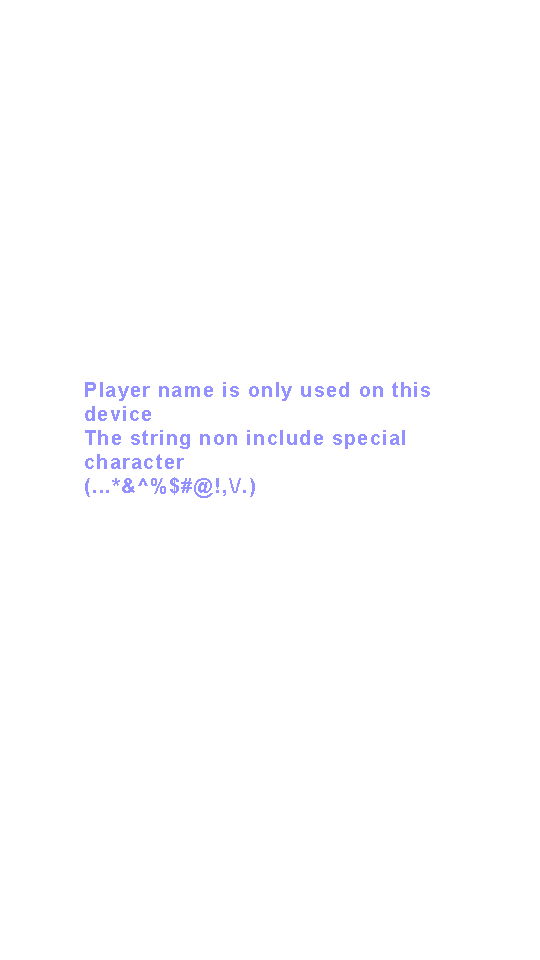
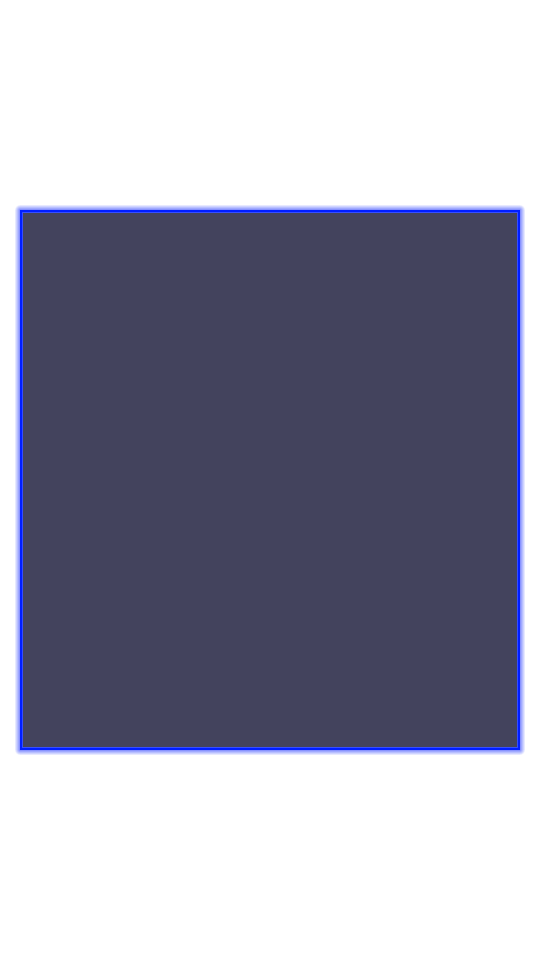
Revision of a layered 540x960 image; what changed, layer by layer:
hid "Player name is only used on this device The string non include" over 85, 382, 430, 498
renamed "Layer 1" to "Layer 6", showed it, opacity 75% → 100%, painted on it over 15, 205, 525, 755
